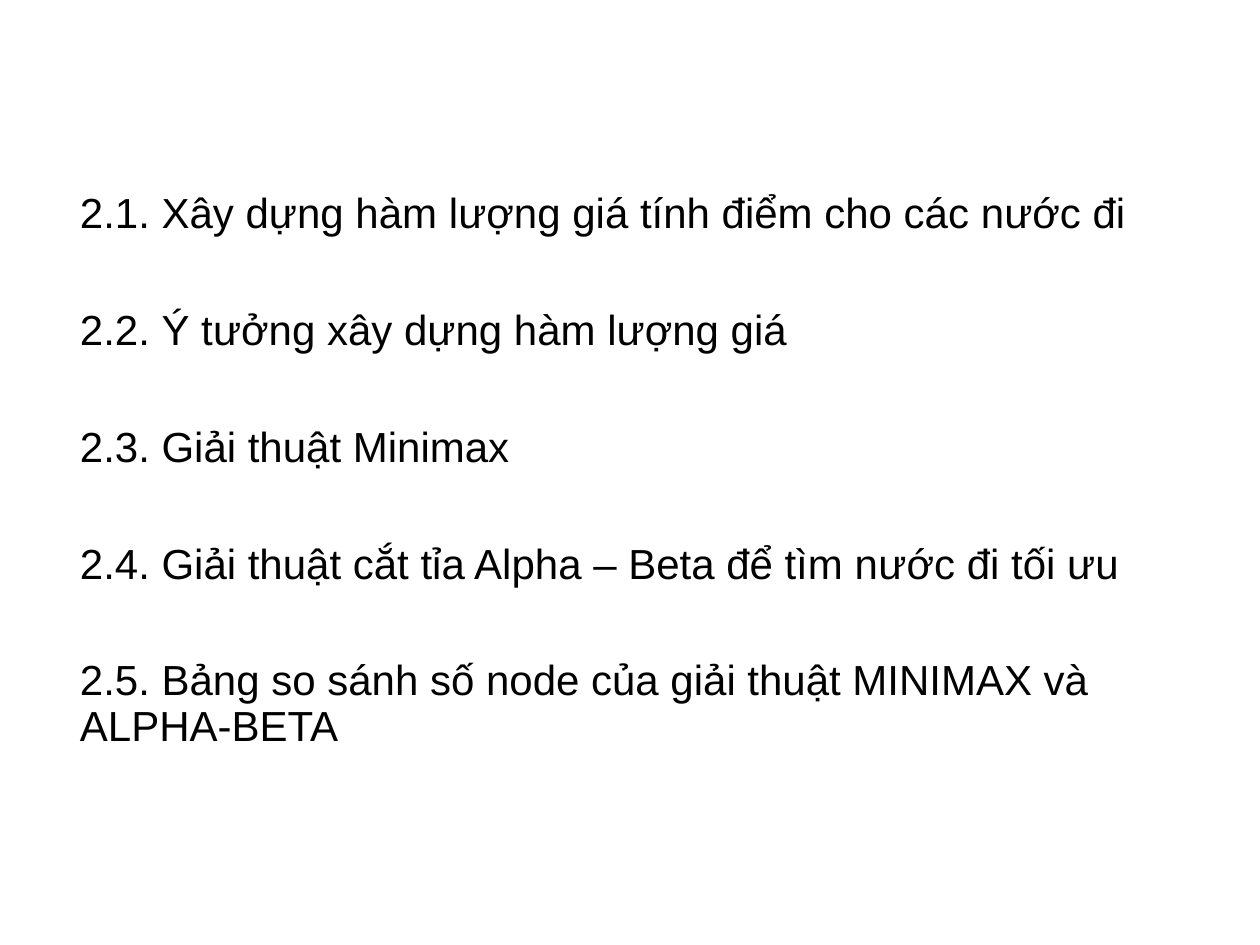
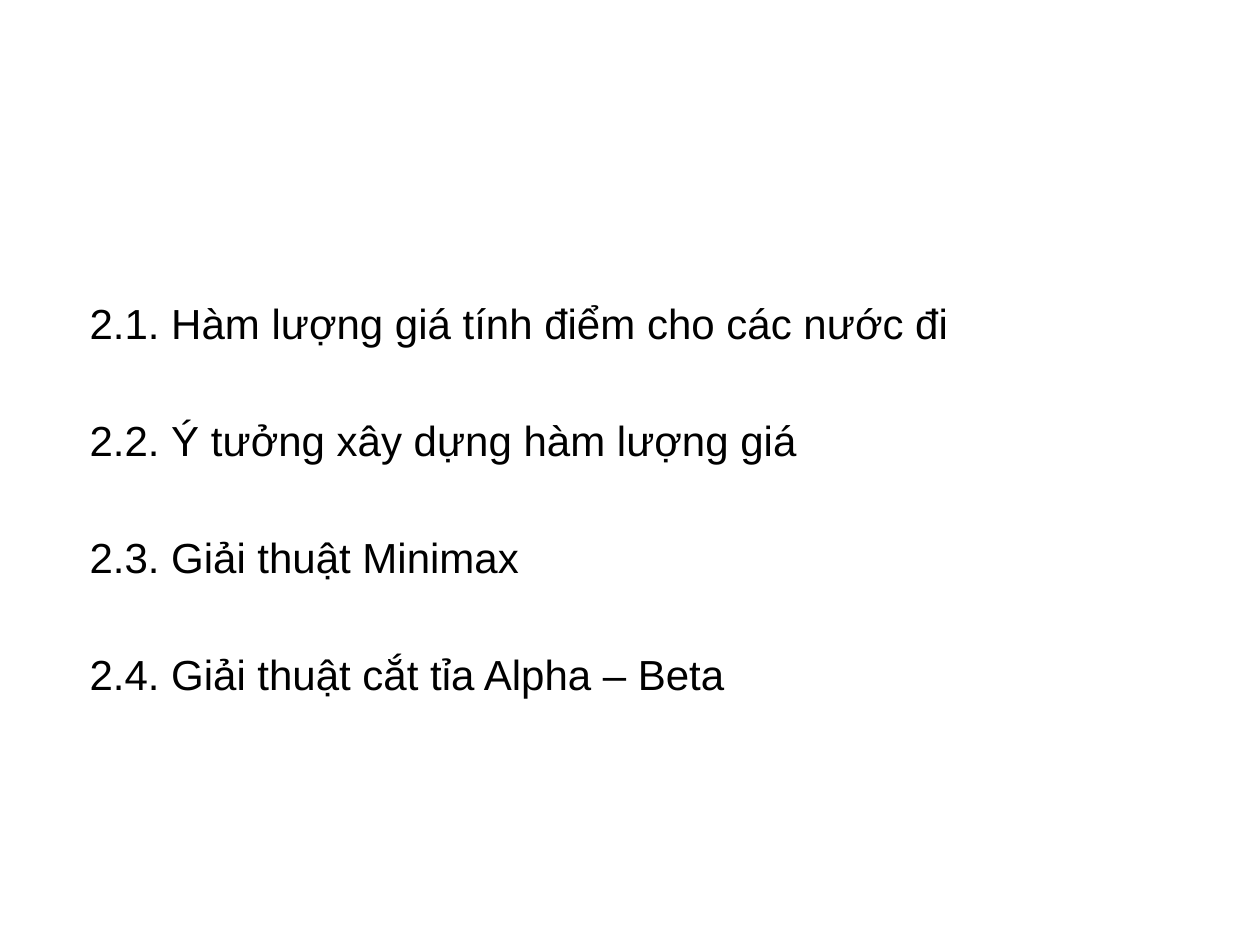
Before and after one commit to NguyenMo2610/AI20191, a slide deck: slide 4 of SLIDE.pptx. Drawn at 1260x945 pixels with LibreOffice and Linux fonts; fonts in the diff are those of the drawing; background and template pictures are left out. Boxes give left, top, right and bottom in pixels: in the first picture for what was removed or moved away, otherwise in the second. Text is boxed around its words. In the diff, an @@ line names an element or a change of style, - is before the commit and + after.

```diff
--- a/SLIDE.pptx
+++ b/SLIDE.pptx
@@ text "2.1. Hàm lượng giá tính ...": place and size @@
-text "2.1. Hàm lượng giá tính ..." at (80,194,1126,741)
+text "2.1. Hàm lượng giá tính ..." at (90,305,948,698)
@@ text at (90,305,948,347): text changed @@
-2.1. Xây dựng hàm lượng giá tính điểm cho các nước đi
+2.1. Hàm lượng giá tính điểm cho các nước đi
@@ text at (90,656,724,698): text changed @@
-2.4. Giải thuật cắt tỉa Alpha – Beta để tìm nước đi tối ưu
-2.5. Bảng so sánh số node của giải thuật MINIMAX và ALPHA-BETA
+2.4. Giải thuật cắt tỉa Alpha – Beta
```
Also in this commit, not shown: 8 other slides changed, 1 slide added, 2 slides removed, 3 other files.
